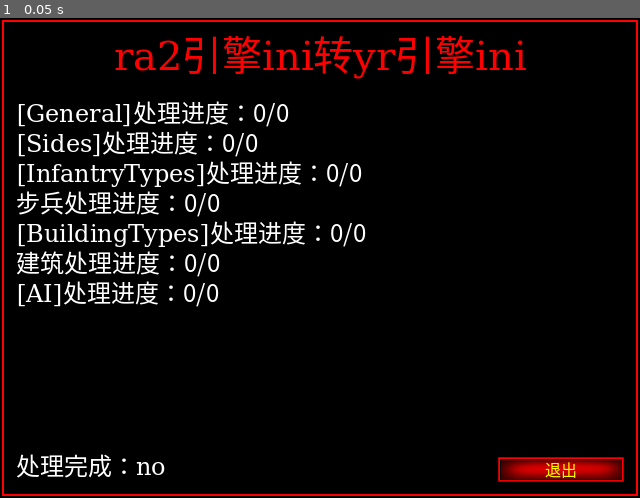
Above: before the commit, frame 1.
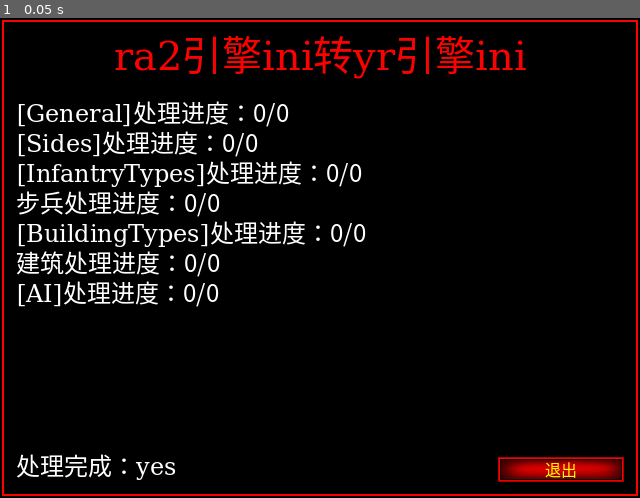
Above: after the commit, the same moment.

Repository: bilibiliDFYH/ra2mod-yr-converter
Game: Godot game, scene res://control.tscn
The game is run twice, just before and just after one commit, with the same random seed, the same clock (stepped at 60 frames per second) and the same inputs.
Inputs:
- Up to frame 1 (0.05 s): no input

The runs differ from the first frame. In frame 1, 0.1% of the frame differs, in the area x 21-28%, y 92-97%.
Error before the commit: Attempt to call function 'get_as_text' in base 'null instance' on a null instance. (res://主要的.gd:111)
Error after the commit: Attempt to call function 'get_as_text' in base 'null instance' on a null instance. (res://主要的.gd:114)

Commit message:
Update 主要的.gd

Diff:
--- a/主要的.gd
+++ b/主要的.gd
@@ -1,6 +1,7 @@
 extends Node
 
-var mod路径 = "X:\\游戏\\红警\\重聚\\RF-Client-master\\Bin\\Mod&AI\\Mod\\RA2"
+var mod路径 = OS.get_executable_path ().get_base_dir () + "\\mod路径"
+var 输出路径 = OS.get_executable_path ().get_base_dir () + "\\输出路径"
 var 复制的文件列表 = ["ai.ini" , "art.ini" , "rules.ini" , "credits.txt"]
 
 var rulesmd
@@ -27,8 +28,31 @@
 	退出按钮.mouse_entered.connect(func(): 退出按钮.texture = load("res://按钮-点击.png") )
 	退出按钮.mouse_exited.connect(func(): 退出按钮.texture = load("res://按钮.png") )
 
+	var 配置文件 = 读取ini ("配置文件.ini" , true)
+	print(配置文件)
+
+	for temp_string1 in 配置文件 :
+		var temp_string1_键 = temp_string1.substr (0 , temp_string1.find ("=") )
+		var temp_string1_值 = temp_string1.substr (temp_string1.find ("=") + 1)
+		match temp_string1_键 :
+			"mod路径" :
+				mod路径 = temp_string1_值.rstrip("\\/")
+			"输出路径" :
+				输出路径 = temp_string1_值
+			"复制的文件列表" :
+				复制的文件列表 = temp_string1_值.split ( "," , false )
+			"一次处理量" :
+				一次处理多少个 = int (temp_string1_值)
+			"是否自动退出" :
+				temp_string1_值 = 文本变为小写字母 (temp_string1_值)
+				if temp_string1_值 == "yes" || temp_string1_值 == "true" :
+					是否自动退出 = true
+				elif temp_string1_值 == "no" || temp_string1_值 == "false" :
+					是否自动退出 = false
+
 	for i in 7 :
 		进度条.append (Vector2i (0 , 0) )
+
 	call_deferred ("开始修改")
 
 func _process(delta: float) -> void:
@@ -53,36 +77,17 @@
 	await get_tree().process_frame
 	await get_tree().process_frame
 
-	var 配置文件 = ReadINI ("配置文件.ini" , true)
-
-	for temp_string1 in 配置文件 :
-		var temp_string1_键 = temp_string1.substr (0 , temp_string1.find ("=") )
-		var temp_string1_值 = temp_string1.substr (temp_string1.find ("=") + 1)
-		if temp_string1_键 == "mod路径" :
-			mod路径 = temp_string1_值
-		if temp_string1_键 == "复制的文件列表" :
-			复制的文件列表 = temp_string1_值.split ( "," , false )
-		if temp_string1_键 == "一次处理量" :
-			一次处理多少个 = int (temp_string1_值)
-		if temp_string1_键 == "是否自动退出" :
-			temp_string1_值 = 文本变为小写字母 (temp_string1_值)
-			if temp_string1_值 == "yes" || temp_string1_值 == "true" :
-				是否自动退出 = true
-			elif temp_string1_值 == "no" || temp_string1_值 == "false" :
-				是否自动退出 = false
-
-	while mod路径.substr (mod路径.length () - 1) == "\\" || mod路径.substr (mod路径.length () - 1) == "/" :
-		mod路径 = mod路径.substr (0 , mod路径.length () - 1)
-
 #复制文件
 	for 文件名 in 复制的文件列表 :
 		var 新文件名 = 文件名.substr (0 , 文件名.find (".") ) + "md" + 文件名.substr (文件名.find (".") )
-		if FileAccess.file_exists (mod路径 + "\\" + 文件名) && !FileAccess.file_exists (mod路径 + "\\" + 新文件名):
-			DirAccess.copy_absolute (mod路径 + "\\" + 文件名 , mod路径 + "\\" + 新文件名)
+		if not DirAccess.dir_exists_absolute(输出路径):
+			DirAccess.make_dir_recursive_absolute(输出路径)
+		if FileAccess.file_exists (mod路径 + "\\" + 文件名) :
+			DirAccess.copy_absolute (mod路径 + "\\" + 文件名 , 输出路径 + "\\" + 新文件名)
 
 #改rules
-	rulesmd = ReadINI (mod路径 + "\\rules.ini")
-	rulesmd_yr = ReadINI ("res://rulesmd-yr.ini")
+	rulesmd = 读取ini (mod路径 + "\\rules.ini")
+	rulesmd_yr = 读取ini ("res://rulesmd-yr.ini")
 
 	处理__General_小节 ()
 	var sides = 处理__Sides_小节 ()
@@ -93,83 +98,82 @@
 	处理__AI_小节 ()
 
 func 保存文件 () :
-	rulesmd = INI_Merge_Sections (rulesmd)
+	rulesmd = 合并ini (rulesmd)
 	rulesmd = rulesmd.filter (func (element) : return element != "")
-	DirAccess.open(mod路径).remove("rulesmd.ini")
-	var file = FileAccess.open(mod路径 + "\\rulesmd.ini", FileAccess.WRITE)
+	DirAccess.open(输出路径).remove("rulesmd.ini")
+	var file = FileAccess.open(输出路径 + "\\rulesmd.ini", FileAccess.WRITE)
 	for 当前行 in rulesmd :
-		file.store_string(当前行 + "\n")
+		file.store_string(当前行 + "\r\n")
 	file.close()
-	print("保存文件")
 
 	if 是否自动退出 : get_tree().quit()
 
-#读取ini
-func ReadINI (Path_ini , 是根目录 = false) :											#输入ini类型名称和ini文件位置
+func 读取ini (Path_ini , 是根目录 = false) :
 	if 是根目录 : Path_ini = OS.get_executable_path ().get_base_dir () + "\\" + Path_ini
 	var file_ini = FileAccess.open (Path_ini , FileAccess.READ )	#读取文件
 	var 临时_ini_主要的 = file_ini.get_as_text ()
 	file_ini.close ()
-	临时_ini_主要的 = 临时_ini_主要的.replace ("\t" , "")
-	临时_ini_主要的 = 临时_ini_主要的.replace ("\r" , "")
-	临时_ini_主要的 = 临时_ini_主要的.split ( "\n" , false )
-
-	for i in 临时_ini_主要的.size () :											#删注释和空格
-		var temp_str_1 = 临时_ini_主要的[i]
-		if temp_str_1.find (";") != -1 :
-			temp_str_1 = temp_str_1.substr (0 , temp_str_1.find (";"))
-
-		temp_str_1 = temp_str_1.replace (" " , "")
-
-		临时_ini_主要的[i] = temp_str_1
-	for i in 临时_ini_主要的.size () :											#去掉空行
-		if i > 临时_ini_主要的.size () - 1 :
-			break
-		if 临时_ini_主要的[i] == "" || 临时_ini_主要的[i] == "\n" || 临时_ini_主要的[i] == "\r" || 临时_ini_主要的[i] == "\r\n" || 临时_ini_主要的[i] == "\n\r" :
-			临时_ini_主要的.remove_at (i)
-	临时_ini_主要的 = INI_Merge_Sections (临时_ini_主要的)
+
+	#删制表符、回车符，并根据换行符拆分成列表
+	临时_ini_主要的 = Array (临时_ini_主要的.split ( "\n" , false ) )
+	临时_ini_主要的 = 临时_ini_主要的.map(func(行): return 行.replace("\t", "").replace("\r", "") )
+	#删制注释和空格
+	临时_ini_主要的 = 临时_ini_主要的.map(func(行) :
+		if 行.find (";") != -1 :
+			行 = 行.substr (0 , 行.find (";"))
+		if 行.substr (0 , 行.find ("=") ) != "Name" :
+			行 = 行.replace (" " , "")
+		return 行 )
+	#删制空行
+	临时_ini_主要的 = 临时_ini_主要的.filter (func (element) : return element != "")
+
+	临时_ini_主要的 = 合并ini (临时_ini_主要的)
 	return 临时_ini_主要的
 
-#合并ini
-func INI_Merge_Sections (临时_ini_主要的) :
-	var ini_小节列表 = []
-	var 临时_ini_主要的_1 = 临时_ini_主要的
-	临时_ini_主要的 = []
-	for i in 临时_ini_主要的_1.size () :											#找到所有小节
-		if 临时_ini_主要的_1[i].find("=") == -1 && 临时_ini_主要的_1[i].find("[") == 0 && 临时_ini_主要的_1[i].find("]") == 临时_ini_主要的_1[i].length() - 1 :
-			if 临时_ini_主要的_1[i] != "[]" :
-				ini_小节列表.append (i)
-
-	for i in ini_小节列表.size () :
-		var temp_a = ini_小节列表[i]
-		if 临时_ini_主要的.find (临时_ini_主要的_1[temp_a]) == -1 :					#添加节头
-			临时_ini_主要的.append (临时_ini_主要的_1[temp_a])
-		var temp_b = 1
-		var temp_INI_main_find = 临时_ini_主要的.find (临时_ini_主要的_1[temp_a])
-		var temp_INI_main_find_1
-		while true :
-			if temp_INI_main_find + temp_b >= 临时_ini_主要的.size () :
-				temp_INI_main_find_1 = temp_INI_main_find
-				break
-			elif 临时_ini_主要的[temp_INI_main_find + temp_b].find("[") != -1 :
-				temp_INI_main_find_1 = temp_INI_main_find + temp_b - 1
-				break
-			temp_b = temp_b + 1
-
-		temp_b = 1
-		var temp_list_1 = []
-		while temp_b + temp_a < 临时_ini_主要的_1.size () :
-			if 临时_ini_主要的_1[temp_b + temp_a].find("[") != -1:
-				break
-			temp_list_1.append(临时_ini_主要的_1[temp_b + temp_a])
-			temp_b = temp_b + 1
-		for a in temp_list_1.size () :
-			临时_ini_主要的.insert (temp_INI_main_find_1 + 1 + a , temp_list_1 [a] )
-
-	return 临时_ini_主要的
-
-func 显示文本进度条 (物体 , 文本 , 进度条) :
-	物体.text = 文本 + str(进度条.x) + "/" + str(进度条.y)
+func 合并ini (临时_ini_主要的) :
+	var 小节列表 = []
+	var 临时_ini_主要的_1 = []
+	for temp_string_1 in 临时_ini_主要的 :
+		if temp_string_1.find ("=") == -1 && temp_string_1.find ("[") != -1 && temp_string_1.find ("]") != -1 && temp_string_1 != "[]" :
+			temp_string_1 = temp_string_1.substr (temp_string_1.find ("[") + 1)
+			temp_string_1 = temp_string_1.substr (0 , temp_string_1.find ("]") )
+			if 小节列表.find (temp_string_1) == -1 :
+				小节列表.append(temp_string_1)
+	for 小节 in 小节列表 :
+		临时_ini_主要的_1.append ("["+ 小节 +"]")
+		var 小节内容_1 = []
+		while 临时_ini_主要的.find ("["+ 小节 +"]") != -1 :
+			小节内容_1 += 获取小节 (临时_ini_主要的 , 小节)
+			临时_ini_主要的 = 删除小节 (临时_ini_主要的 , 小节)
+
+		var result_dict = {}
+		for line in 小节内容_1:
+			# 跳过空行
+			if line.strip_edges().is_empty():
+				continue
+
+			# 分割键值对
+			if "=" in line:
+				var parts = line.split("=", false, 1)
+				var key = parts[0].strip_edges()
+				var value = parts[1].strip_edges() if parts.size() > 1 else ""
+
+				# 相同的键，后面的值覆盖前面的
+				result_dict[key] = value
+
+		# 转换回数组格式
+		var result_array = []
+		for key in result_dict:
+			result_array.append("%s=%s" % [key, result_dict[key]])
+		临时_ini_主要的_1 += result_array
+
+	临时_ini_主要的_1 = Array (临时_ini_主要的_1)
+
+	return 临时_ini_主要的_1
+
+
+func 显示文本进度条 (物体 , 文本 , 进度条_1) :
+	物体.text = 文本 + str(进度条_1.x) + "/" + str(进度条_1.y)
 
 func 文本变为小写字母 (文本) :
 	文本 = 文本.replace ("A" , "a").replace ("B" , "b").replace ("C" , "c").replace ("D" , "d")
@@ -182,19 +186,19 @@
 	文本 = 文本.replace ("X" , "x").replace ("Y" , "y").replace ("Z" , "z")
 	return 文本
 
-func 删除小节 (小节名称) :
-	rulesmd = INI_Merge_Sections (rulesmd)
-	var 小节位置 = rulesmd.find ("[" + 小节名称 + "]")
-	if 小节位置 == -1 : return rulesmd
-	rulesmd.remove_at (小节位置)
-	while 小节位置 < rulesmd.size () :
-		var temp_string1 = rulesmd[小节位置]
+
+func 删除小节 (ini文件 , 小节名称) :
+	var 小节位置 = ini文件.find ("[" + 小节名称 + "]")
+	if 小节位置 == -1 : return ini文件
+	ini文件.remove_at (小节位置)
+	while 小节位置 < ini文件.size () :
+		var temp_string1 = ini文件[小节位置]
 		if temp_string1.find ("=") == - 1 && temp_string1.find ("[") != -1 :
 			break
-		rulesmd.remove_at (小节位置)
+		ini文件.remove_at (小节位置)
+	return ini文件
 
 func 获取小节 (ini文件 , 小节名称) :
-	ini文件 = INI_Merge_Sections (ini文件)
 	var 小节位置 = ini文件.find ("[" + 小节名称 + "]")
 	var i = 1
 	var 新的小节 = []
@@ -206,12 +210,15 @@
 		i += 1
 	return 新的小节
 
+
 func 处理__General_小节 () :
-	进度条[0] = Vector2i (0 , 2)
-
-	删除小节 ("General")
-
-	进度条[0] = Vector2i (1 , 2)
+	进度条[0] = Vector2i (0 , 3)
+	rulesmd = 合并ini (rulesmd)
+	var 旧的小节 = 获取小节 (rulesmd , "General")
+
+	rulesmd = 删除小节 (rulesmd , "General")
+
+	进度条[0] = Vector2i (1 , 3)
 
 	var 新的小节 = 获取小节 (rulesmd_yr , "General")
 
@@ -224,12 +231,15 @@
 	temp_ini.append ("PermaControlledAnimationType=MINDANIMR")
 	temp_ini.append ("MindControlAttackLineFrames=20")
 	rulesmd += temp_ini
+	进度条[0] = Vector2i (2 , 3)
 
 	temp_ini = ["[General]"]
 	temp_ini += 新的小节
+	temp_ini += 旧的小节
 	rulesmd += temp_ini
-
-	进度条[0] = Vector2i (2 , 2)
+	rulesmd = 合并ini (rulesmd)
+
+	进度条[0] = Vector2i (3 , 3)
 
 func 处理__Sides_小节 () :
 	进度条[1] = Vector2i (0 , 1)
@@ -237,7 +247,6 @@
 	var 新的小节 = 获取小节 (rulesmd , "Sides")
 	var sides = []
 
-	var 临时int1 = 0
 	for temp_string1 in 新的小节 :
 		var temp_string1_键 = temp_string1.substr (0 , temp_string1.find ("=") )
 		var temp_string1_值 = temp_string1.substr (temp_string1.find ("=") + 1)
@@ -250,6 +259,7 @@
 
 func 处理__InfantryTypes_小节__步兵_小节 (盟军所属 , 苏军所属) :
 	进度条[2] = Vector2i (0 , 2)
+	rulesmd = 合并ini (rulesmd)
 	var 步兵注册表 = 获取小节 (rulesmd , "InfantryTypes")
 	进度条[2] = Vector2i (1 , 2)
 
@@ -303,6 +313,7 @@
 
 func 处理__BuildingTypes_小节__建筑_小节 () :
 	进度条[4] = Vector2i (0 , 2)
+	rulesmd = 合并ini (rulesmd)
 	var 建筑注册表 = 获取小节 (rulesmd , "BuildingTypes")
 	进度条[4] = Vector2i (1 , 2)
 
@@ -371,12 +382,10 @@
 		if temp_string1_键 == "BuildDummy" || temp_string1_键 == "BuildDefense" || temp_string1_键 == "BuildPDefense" || temp_string1_键 == "BuildAA" :
 			var temp_ini = temp_string1_值.split ( "," , false )
 			for i in temp_ini.size () :
-				if i == 0 :
-					AlliedBaseDefenses += temp_ini[0]
-					AlliedBaseDefenses += ","
-				else :
-					SovietBaseDefenses += temp_ini[i]
-					SovietBaseDefenses += ","
+				AlliedBaseDefenses += temp_ini[0]
+				AlliedBaseDefenses += ","
+				SovietBaseDefenses += temp_ini[i]
+				SovietBaseDefenses += ","
 	进度条[6] = Vector2i (3 , 4)
 
 	var temp_ini = []
